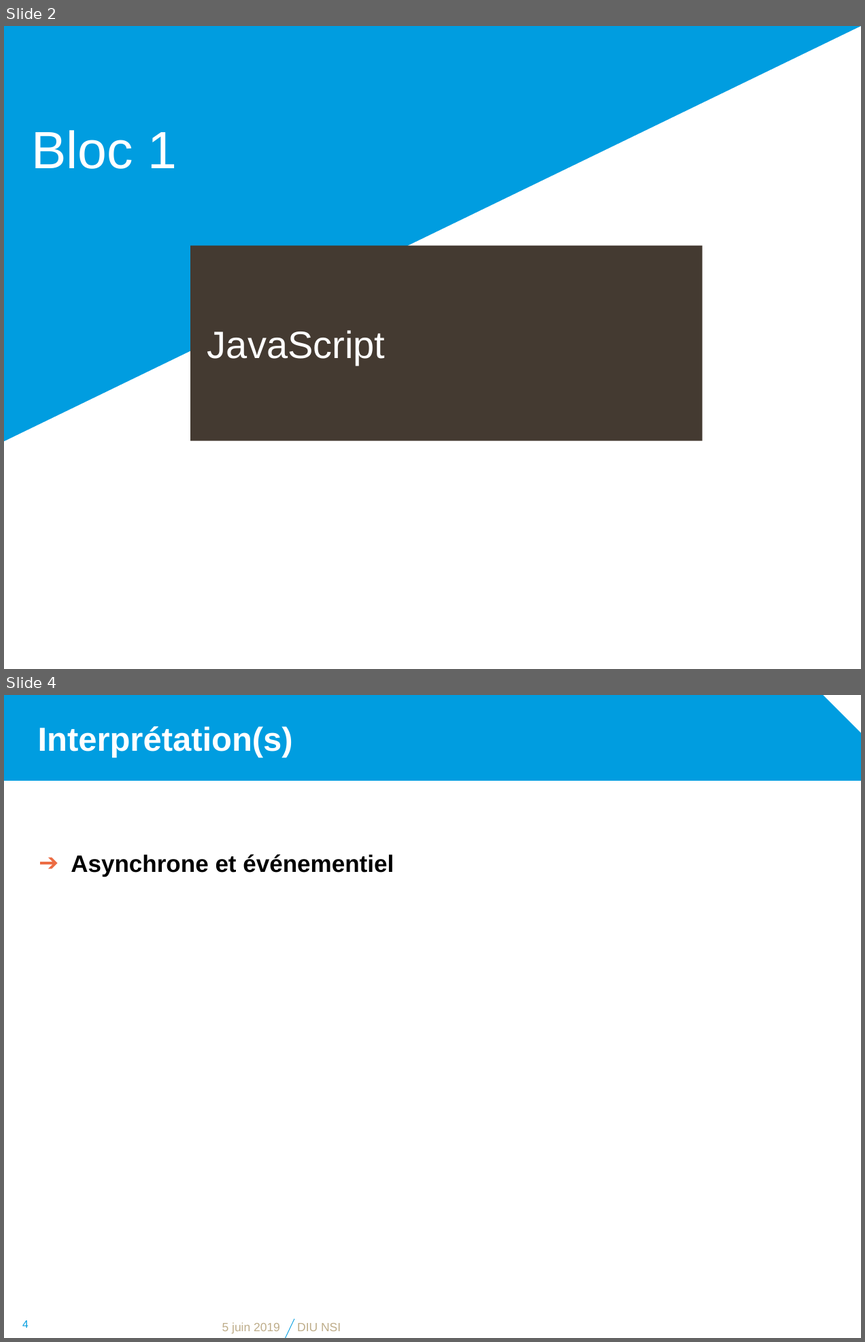
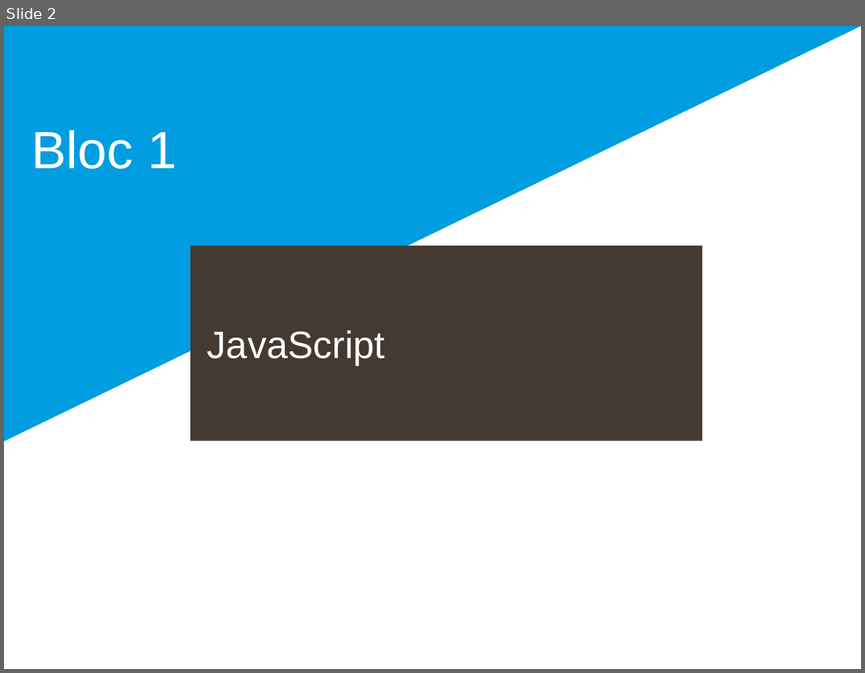
Before and after one commit to diu-uf-bordeaux/bloc1, a slide deck: web/4-JS/JavaScript.pptx. Shown one above the other, each under a label of ours: slides 2 and 4 before the commit, slide 2 after it; the slides between them are not shown. The pictures are 865x1342 and 865x673 pixels, drawn with LibreOffice and Linux fonts; fonts in the diff are those of the drawing; background and template pictures are left out. Boxes give left, top, right and bottom in pixels: in the first picture for what was removed or moved away, otherwise in the second. Text is boxed around its words. In the diff, an @@ line names an element or a change of style, - is before the commit and + after.

```diff
--- a/web/4-JS/JavaScript.pptx
+++ b/web/4-JS/JavaScript.pptx
@@ slide 4 removed at <box>4,695,861,1338</box>, background #FFFFFF @@
@@ snip rect removed at <box>4,695,861,781</box> @@
@@ title removed at <box>38,726,293,758</box> @@
-Interprétation(s)
@@ text removed at <box>71,854,394,877</box> @@
-➔ Asynchrone et événementiel
@@ page number removed at <box>22,1320,28,1327</box> @@
-4
@@ text removed at <box>222,1322,280,1334</box> @@
-5 juin 2019
@@ line removed from (285, 1338) to (294, 1319) @@
@@ text removed at <box>297,1323,341,1331</box> @@
-DIU NSI
```
Also in this commit, not shown: 7 slides changed, 3 slides added, 1 other file.
